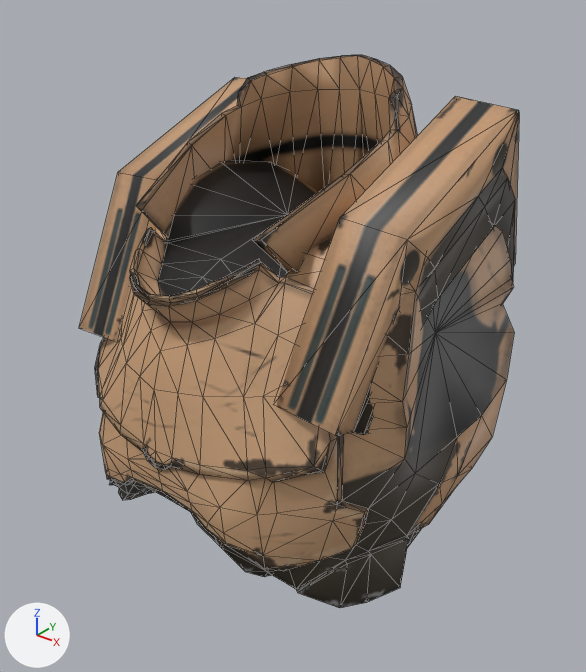
Before and after pictures for a commit that changed the COLLADA model art/meshes/props/armor.dae.
Before and after are seen from a camera (50 mm lens) standing at (0.0322, -0.0278, 0.0287) and looking at (0.0007, 0.0116, 0.0043). The lights are fixed; the arrows at lower left show +X, +Y and +Z. Mesh edges are drawn as thin lines.

Objects in the first picture: 'armor'.
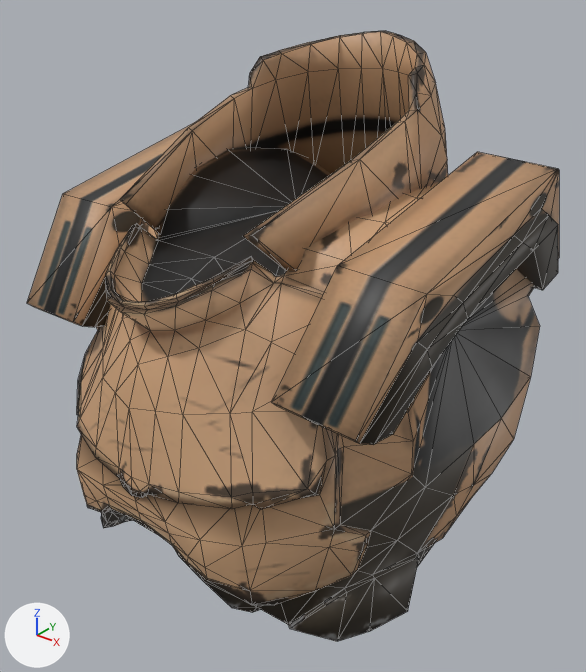
Pixel boxes (x1, y1, x2, y2) of what changed, in the pictures (586 x 672 px; the box of a moved part takes in the faces that stretch with it):
'armor', reshaped, rescaled (21% wider, 11% taller)
    before: (79, 55, 519, 608)
    after: (27, 30, 559, 642)
part 1 of me_vanguard_mesh_002, moved or reshaped
    before: (136, 55, 418, 273)
    after: (120, 30, 448, 271)
part 2 of me_vanguard_mesh_002, moved or reshaped
    before: (95, 161, 514, 608)
    after: (77, 148, 540, 642)
part 3 of me_vanguard_mesh_002, moved or reshaped
    before: (276, 96, 519, 436)
    after: (272, 152, 559, 445)
part 4 of me_vanguard_mesh_002, moved or reshaped
    before: (79, 77, 247, 341)
    after: (27, 123, 194, 327)

The change, as a diff of the scene's bpy script:
```diff
--- a/art/meshes/props/armor.dae.py
+++ b/art/meshes/props/armor.dae.py
@@ me_vanguard_mesh_002 @@
 # used by ob_armor; location = (0.0, 0.0, 0.0); scale = (0.973, 1.0, 1.0)
-me_vanguard_mesh_002.from_pydata(...)  # 685 vertices, 1354 faces; spans x -0.015..0.0137, y -0.0009..0.0244, z -0.0095..0.0219
+me_vanguard_mesh_002.from_pydata(...)  # 685 vertices, 1354 faces; spans x -0.015..0.0144, y -0.0028..0.0254, z -0.0108..0.0221
+# me_vanguard_mesh_002 part 1: the loose piece of 110 vertices spanning x -0.0075..0.0075, y 0.0034..0.0218, z 0.0087..0.0219 is scaled about its middle by (1, 1.17, 1.05), then moved by (0.0, 0.0005, -0.0001)
+# me_vanguard_mesh_002 part 2: the loose piece of 479 vertices spanning x -0.015..0.0137, y -0.0009..0.0231, z -0.0095..0.0152 is scaled about its middle by (1, 1.17, 1.05), then moved by (0.0, 0.0002, -0.0007)
+# me_vanguard_mesh_002 part 3: 48 of 685 vertices moved; they spanned x 0.006..0.0121, y 0.0025..0.0244, z 0.0031..0.0201 and now span x 0.0072..0.0144, y 0.0004..0.0244, z 0.0052..0.016; mean shift (0.0017, -0.0016, -0.0008); largest move (0.012, 0.0194, 0.0197) -> (0.0143, 0.0186, 0.0158)
+# me_vanguard_mesh_002 part 4: 48 of 685 vertices moved; they spanned x -0.0119..-0.0062, y 0.0025..0.0244, z 0.0032..0.0196 and now span x -0.0141..-0.0074, y 0.0004..0.0244, z 0.0053..0.0158; mean shift (-0.0017, -0.0016, -0.0008); largest move (-0.0115, 0.0194, 0.0195) -> (-0.0137, 0.0186, 0.0157)
 me_vanguard_mesh_002.materials.append(mat_vanguardbodymat)
@@ ob_armor @@
 ob_armor.location = (0.0, 0.0, 0.0)
-ob_armor.scale = (0.973, 1.0, 1.0)
+ob_armor.scale = (1.02, 1.05, 1.05)
```
